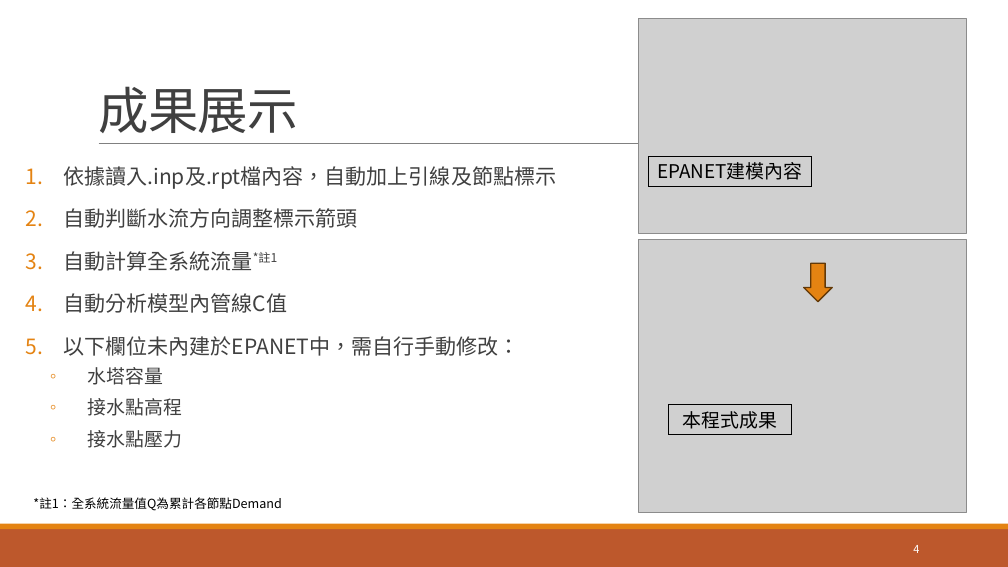
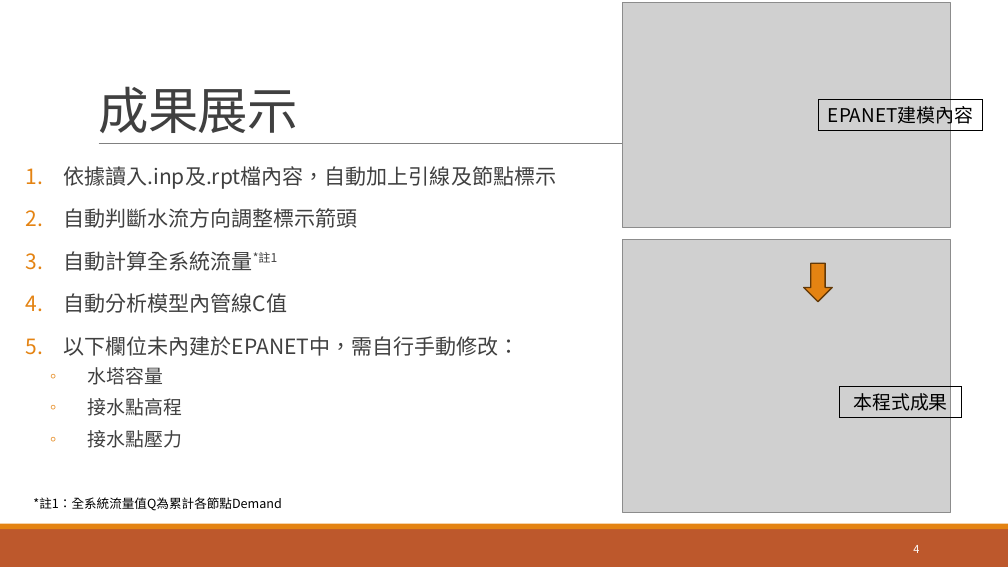
Before and after one commit to lihsin2000/epa2hydchart, a slide deck: slide 4 of 程式說明.pptx. Drawn at 1008x567 pixels with LibreOffice and Linux fonts; fonts in the diff are those of the drawing; grey boxes stand for pictures. Boxes give left, top, right and bottom in pixels: in the first picture for what was removed or moved away, otherwise in the second. Text is boxed around its words. In the diff, an @@ line names an element or a change of style, - is before the commit and + after.

```diff
--- a/程式說明.pptx
+++ b/程式說明.pptx
@@ picture: place and size @@
-picture at bbox=[639, 18, 966, 233]
+picture at bbox=[623, 3, 951, 228]
@@ rectangle "EPANET建模內容": place and size @@
-rectangle "EPANET建模內容" at bbox=[648, 157, 812, 187]
+rectangle "EPANET建模內容" at bbox=[819, 100, 983, 130]
@@ picture: place and size @@
-picture at bbox=[639, 240, 966, 513]
+picture at bbox=[623, 240, 951, 513]
@@ rectangle "本程式成果": place and size @@
-rectangle "本程式成果" at bbox=[668, 405, 791, 435]
+rectangle "本程式成果" at bbox=[839, 387, 962, 417]
```
Also in this commit, not shown: 1 other slide changed, 1 slide added, 1 other file.
